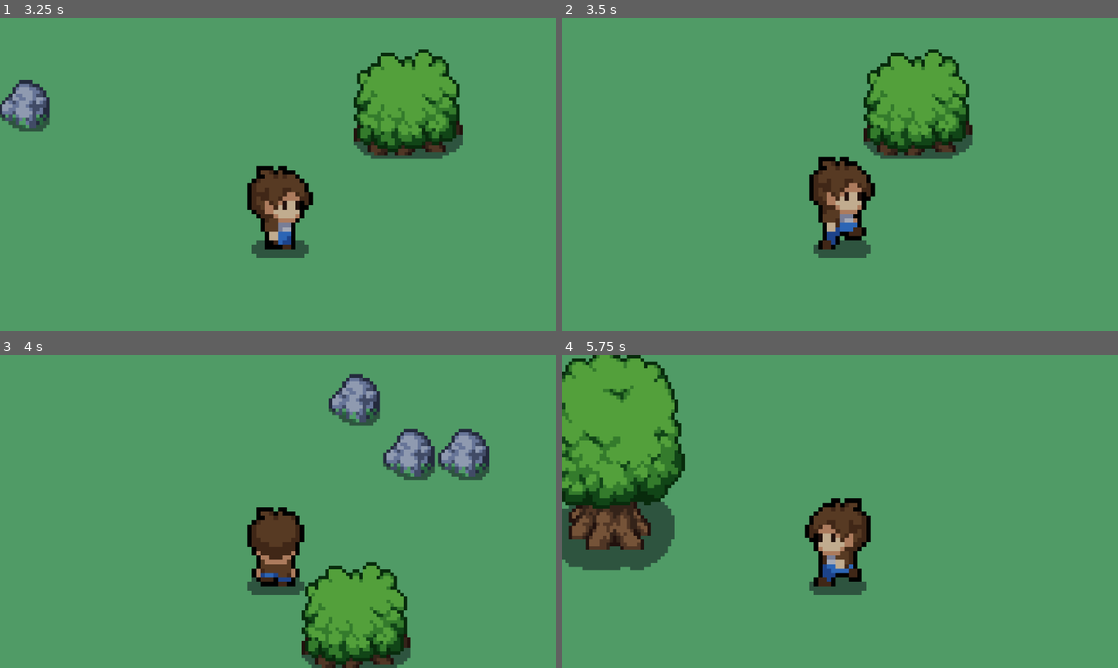
Above: before the commit, frames 1-4 (two rows, left to right).
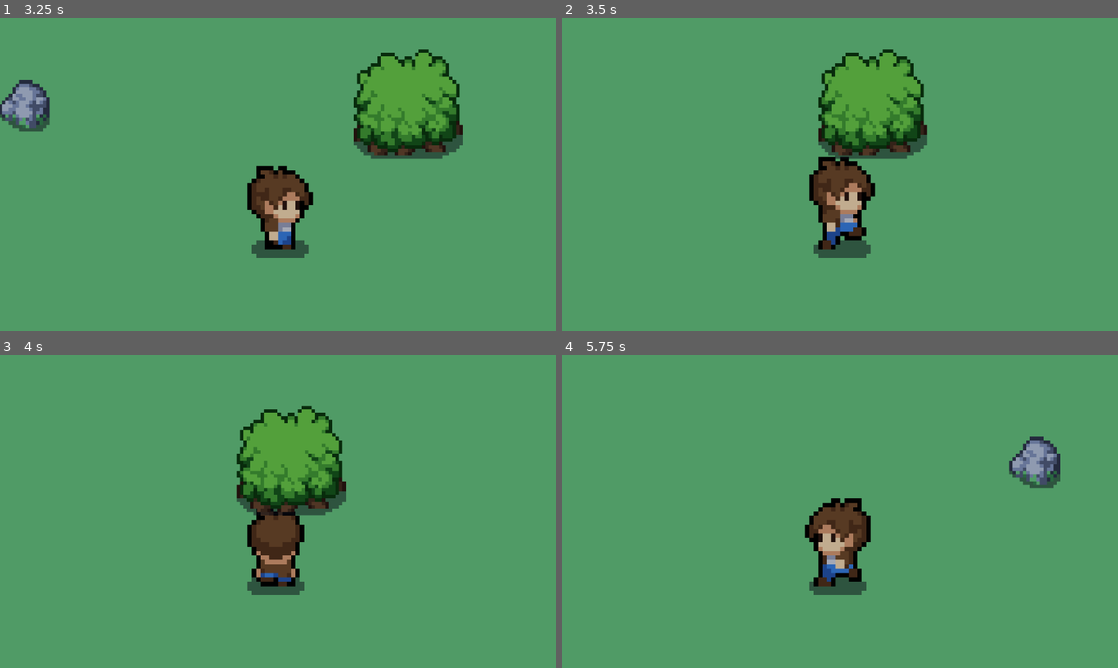
Above: after the commit, the same moments.

Repository: lucas-tremaroli/nordic-gamejam
Game: Godot game, scene res://scenes/main_menu.tscn
The game is run twice, just before and just after one commit, with the same random seed, the same clock (stepped at 60 frames per second) and the same inputs.
Inputs:
- Up to frame 1 (3.25 s): click "Start Game" at 0.5 s; tap Enter at 1.25 s; hold Right (ui_right) 1.28-2.03 s; tap E (Attack) at 1.35, 2.1, 2.85 s; hold Down (ui_down) 2.03-2.78 s; hold Right (ui_right) from 2.78 s (still down)
- Up to frame 2 (3.5 s): keep holding Right (ui_right)
- Up to frame 3 (4 s): release Right (ui_right) at 3.53 s; hold Up (ui_up) from 3.53 s (still down); tap E (Attack) at 3.6 s
- Up to frame 4 (5.75 s): release Up (ui_up) at 4.28 s; hold Left (ui_left) from 4.28 s (still down); tap E (Attack) at 4.35, 5.1 s

Frame 1 is identical in both runs. In frame 2, 7.2% of the frame differs, in the area x 46-74%, y 10-72%; in frame 3, 15%, in the area x 42-88%, y 6-100%; in frame 4, 14%.

Commit message:
Better object bounding boxes

Diff:
--- a/scenes/world.tscn
+++ b/scenes/world.tscn
@@ -76,11 +76,11 @@
 texture = ExtResource("5_qxsch")
 0:0/0 = 0
 0:1/0 = 0
-0:1/0/physics_layer_0/polygon_0/points = PackedVector2Array(-8, -3.42857, 8, -3.42857, 5.71429, 21.7143, -5.71429, 21.7143)
+0:1/0/physics_layer_0/polygon_0/points = PackedVector2Array(-8, -8, 8, -8, 8, 8, -8, 8)
 5:0/0 = 0
 6:7/size_in_atlas = Vector2i(2, 2)
 6:7/0 = 0
-6:7/0/physics_layer_0/polygon_0/points = PackedVector2Array(-10.2857, -12.5714, 8, -12.5714, 10.2857, 8, 11.4145, 25.7309, -12.5714, 26.2857, -12.5714, 8)
+6:7/0/physics_layer_0/polygon_0/points = PackedVector2Array(-8, -8, 8, -8, 8, 8, -8, 8)
 8:6/size_in_atlas = Vector2i(2, 3)
 8:6/0 = 0
 8:6/0/physics_layer_0/polygon_0/points = PackedVector2Array(-10.2857, -3.42857, 8, -3.42857, 5.71429, 12.5714, -8, 12.5714)
@@ -92,7 +92,7 @@
 11:2/0 = 0
 0:5/size_in_atlas = Vector2i(3, 4)
 0:5/0 = 0
-0:5/0/physics_layer_0/polygon_0/points = PackedVector2Array(-8, -1.14286, 5.71429, 1.14286, 8, 8, -8, 8)
+0:5/0/physics_layer_0/polygon_0/points = PackedVector2Array(-12.5714, -5.71429, 10.2857, -5.71429, 12.5714, 26.2857, -12.5714, 26.2857)
 
 [sub_resource type="TileSet" id="TileSet_2al5j"]
 physics_layer_0/collision_layer = 16
